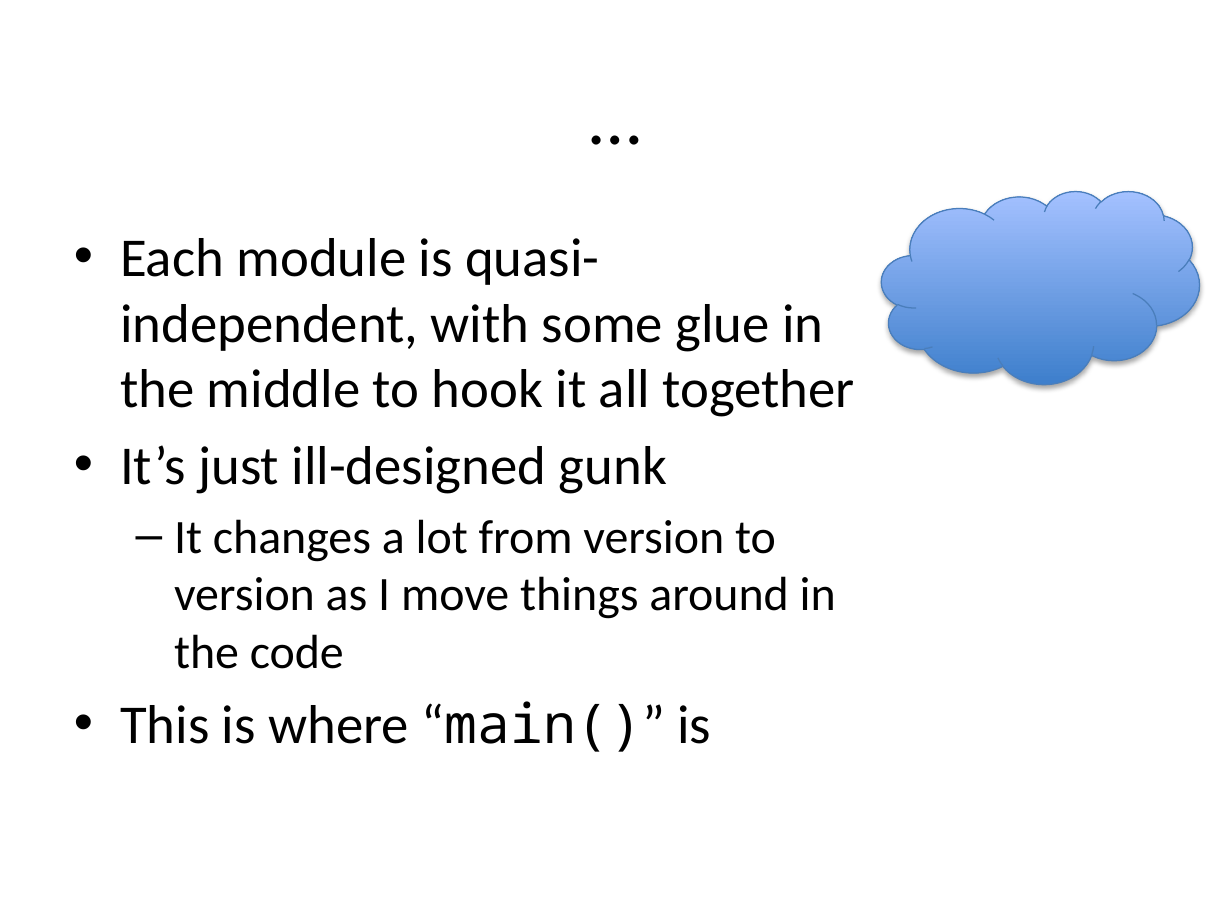
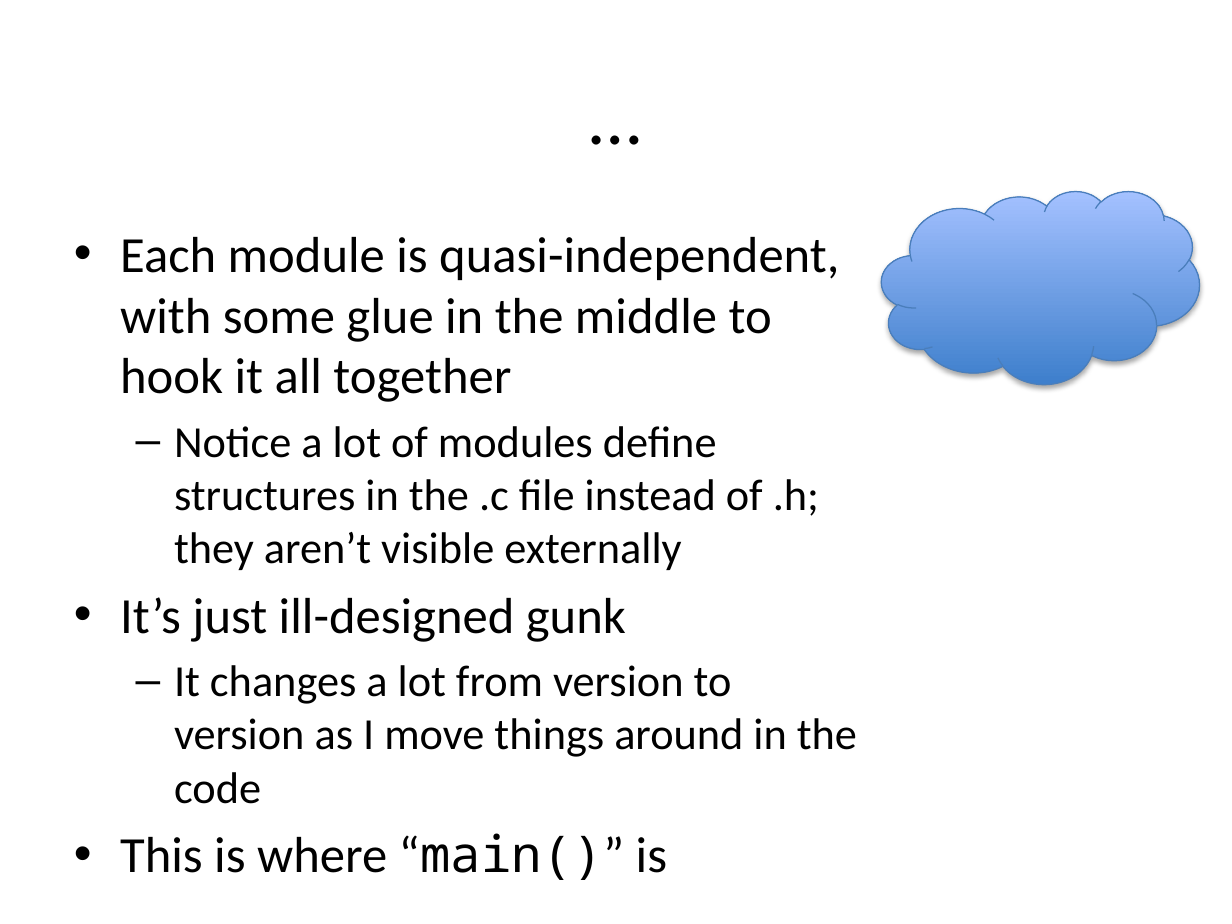
Before and after one commit to robertdavidgraham/robdns, a slide deck: slide 32 of doc/high-level-design.pptx (slide 12 before the commit). Drawn at 1232x924 pixels with LibreOffice and Linux fonts; fonts in the diff are those of the drawing. Boxes give left, top, right and bottom in pixels: in the first picture for what was removed or moved away, otherwise in the second. Text is boxed around its words. In the diff, an @@ line names an element or a change of style, - is before the commit and + after.

```diff
--- a/doc/high-level-design.pptx
+++ b/doc/high-level-design.pptx
@@ text at [120, 237, 857, 804]: size 32 to 29.6 pt in "Each module is quasi-independent, with some glue ...", "It’s just ill-designed gunk", "This is where “main()” is"; size 28 to 25.9 pt in "It changes a lot from version to ..." @@
@@ text at [174, 426, 819, 570]: paragraph added @@
+  – Notice a lot of modules define structures in the .c file instead of .h; they aren’t visible externally
```
Also in this commit, not shown: 7 other slides changed, 20 slides added, 16 other files.
